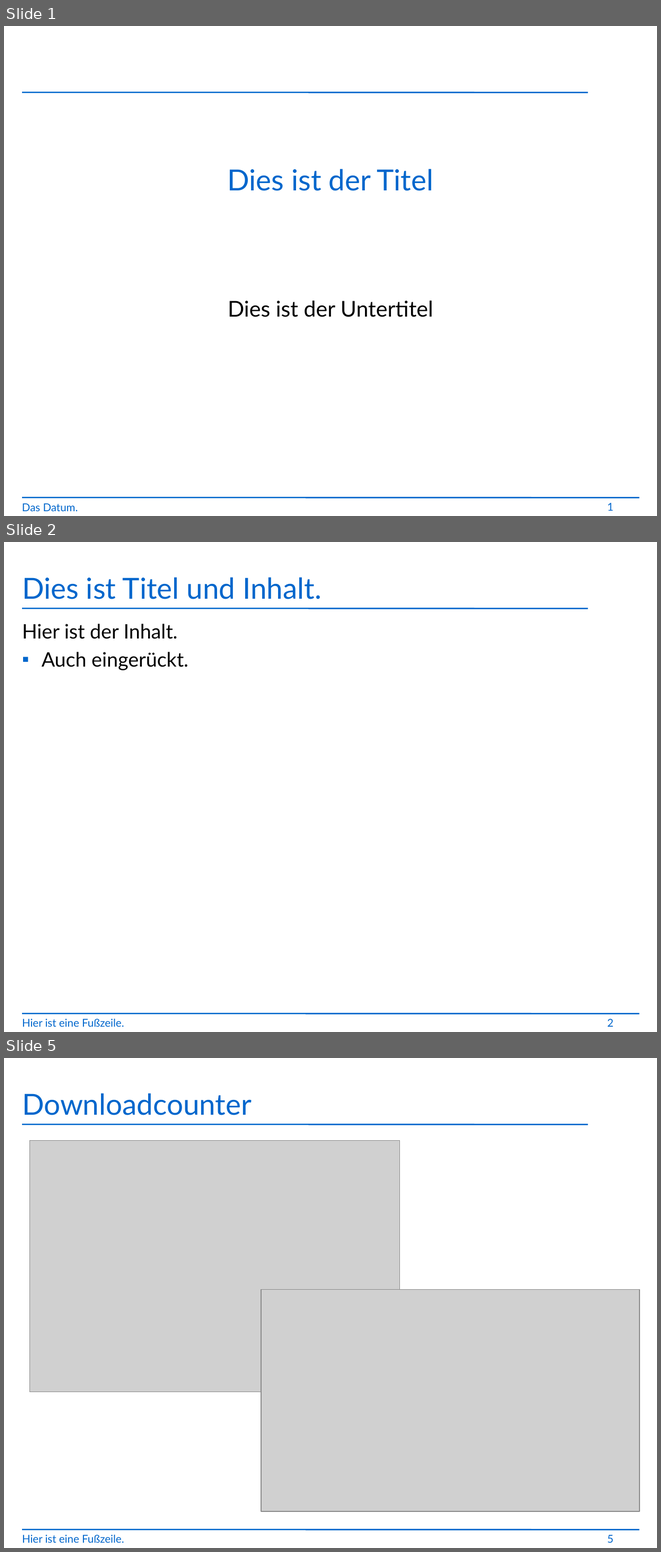
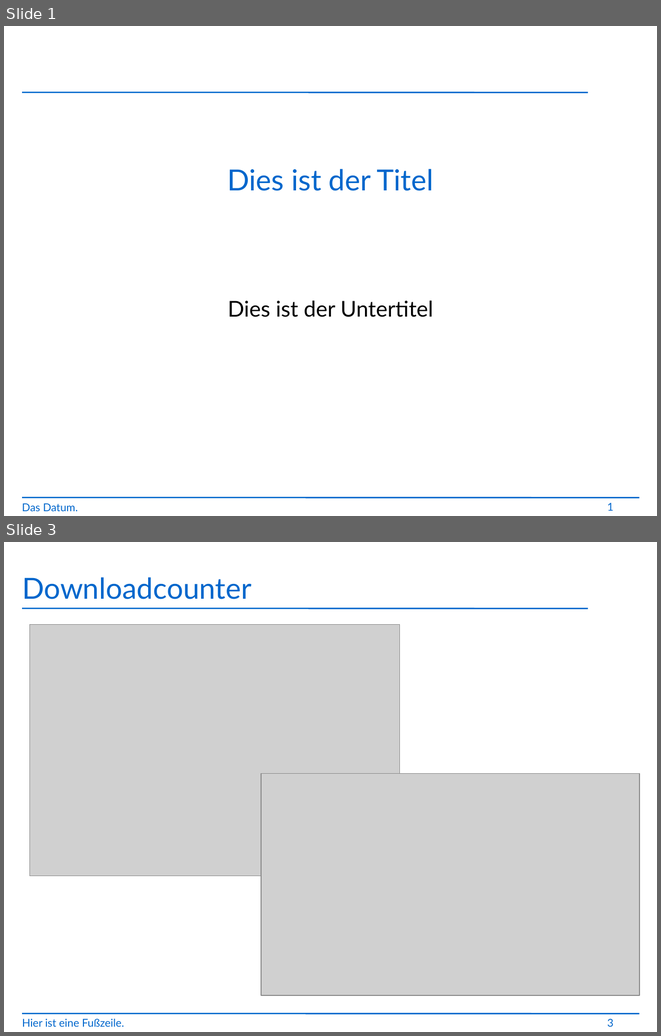
Before and after one commit to jbushe/presentations, a slide deck: presentation.odp. Shown one above the other, each under a label of ours: slides 1, 2 and 5 before the commit, slides 1 and 3 after it; the slides between them are not shown. The pictures are 661x1552 and 661x1036 pixels, drawn with LibreOffice and Linux fonts; fonts in the diff are those of the drawing; grey boxes stand for pictures; background and template pictures are left out. Boxes give left, top, right and bottom in pixels: in the first picture for what was removed or moved away, otherwise in the second. Text is boxed around its words. In the diff, an @@ line names an element or a change of style, - is before the commit and + after.

```diff
--- a/presentation.odp
+++ b/presentation.odp
@@ slide 2 removed at (x1=4, y1=542, x2=657, y2=1032), background #FFFFFF; not listed: 2 template elements that a slide beside it also shows @@
@@ title removed at (x1=22, y1=577, x2=321, y2=599) @@
-Dies ist Titel und Inhalt.
@@ text removed at (x1=22, y1=624, x2=188, y2=670) @@
-Hier ist der Inhalt.
-  ▪ Auch eingerückt.
@@ text removed at (x1=22, y1=1018, x2=124, y2=1026) @@
-Hier ist eine Fußzeile.
@@ page number removed at (x1=607, y1=1018, x2=614, y2=1026) @@
-2
@@ what was slide 5 is now slide 3 @@
@@ page number at (x1=607, y1=1018, x2=614, y2=1026): text changed @@
-5
+3
```
Also in this commit, not shown: 3 slides changed, 1 slide added, 5 other slides removed.
